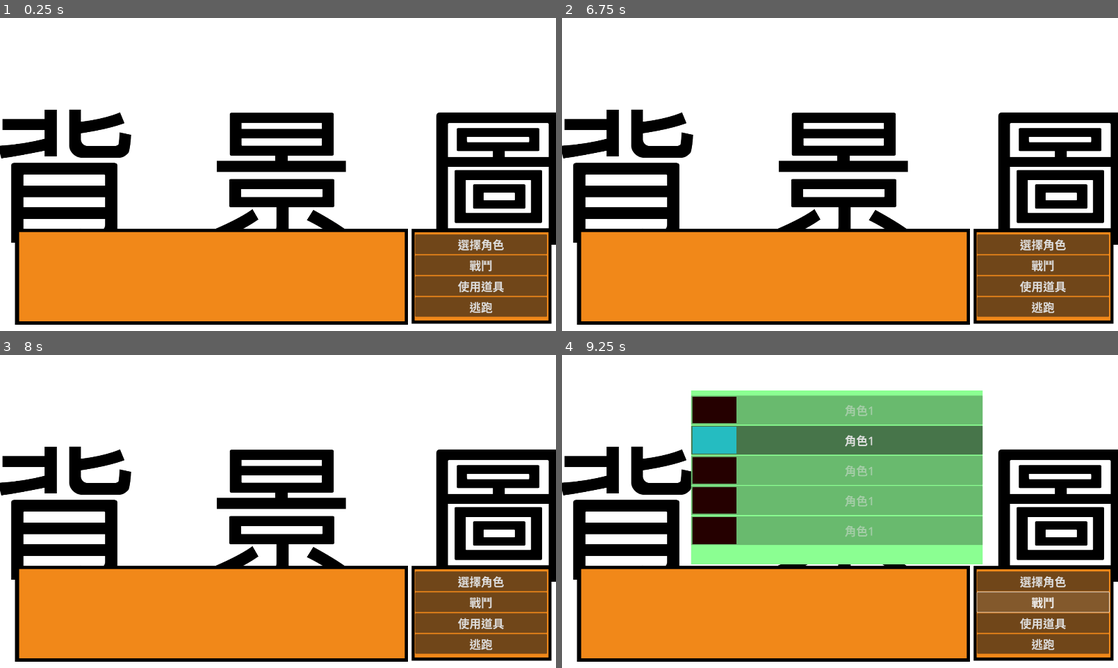
Above: before the commit, frames 1-4 (two rows, left to right).
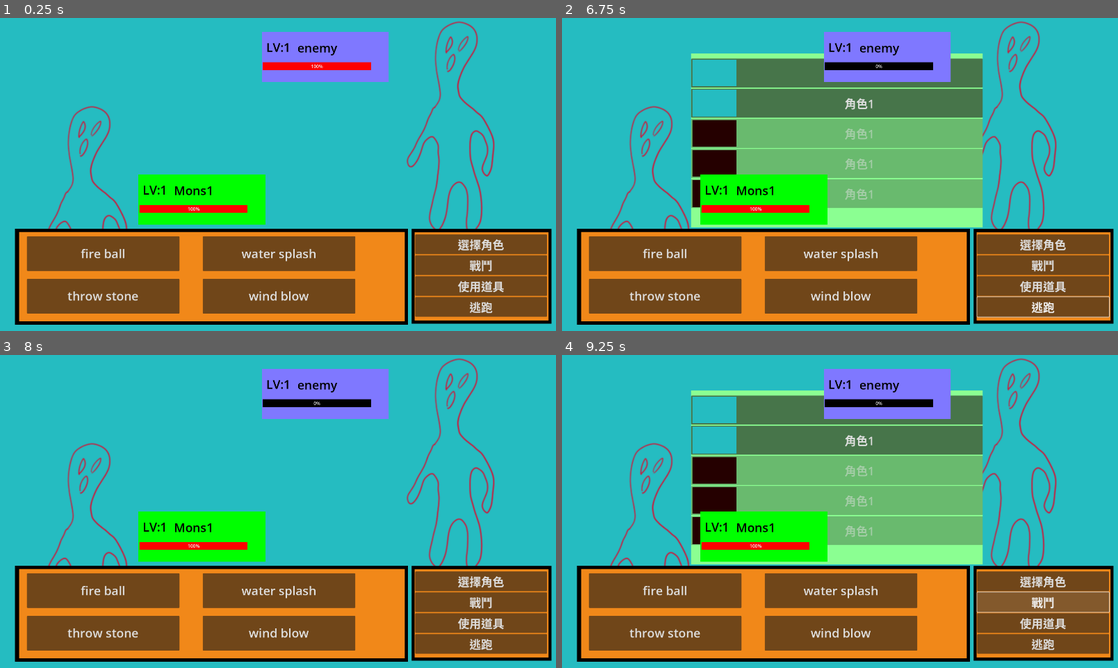
Above: after the commit, the same moments.

Repository: wilsao-cyber/NYCU-RPG
Game: Godot game, scene res://BattleWidgets/battle_scene.tscn
Two runs of this game, one before a commit and one after it. Both use one fixed random seed, a clock stepped at 60 frames per second and the inputs below. The project has no main scene, so this scene is started directly.
Inputs (mouse positions are in pixels of both pictures, inside the frame that each line leads up to):
- Up to frame 1 (0.25 s): no input
- Up to frame 2 (6.75 s): click (667, 252) at 0.5 s, where only the run after the commit has a clickable "fire ball"; click (840, 252) at 1.25 s, where only the run after the commit has a clickable "water splash"; click (667, 296) at 2 s, where only the run after the commit has a clickable "throw stone"; click (840, 296) at 2.75 s, where only the run after the commit has a clickable "wind blow"; click "選擇角色" at 3.5 s; click "戰鬥" at 4.25 s; click "使用道具" at 5 s; click "逃跑" at 5.75 s; click "角色1" at 6.5 s
- Up to frame 3 (8 s): click (272, 439) at 7.25 s, where only the run after the commit has a clickable "角色1"
- Up to frame 4 (9.25 s): click "選擇角色" at 8 s; click "戰鬥" at 8.75 s

The runs differ from the first frame. In frame 1, 83% of the frame differs, in the area x 0-100%, y 0-100%; in frame 2, 83%; in frame 3, 83%; in frame 4, 63%.

Commit message:
lesson2

Diff:
--- /dev/null
+++ b/BattleWidgets/MonStats.gd
@@ -0,0 +1,9 @@
+extends ColorRect
+
+@onready var bar = $ProgressBar
+@onready var Lv = $LVLabel
+@onready var Name =$NameLabel
+
+func _ready():
+	bar.value = 100
+	pass
--- /dev/null
+++ b/BattleWidgets/MonStats.tscn
@@ -0,0 +1,43 @@
+[gd_scene load_steps=4 format=3 uid="uid://pr2kwxyrnwfx"]
+
+[ext_resource type="Script" path="res://BattleWidgets/MonStats.gd" id="1_hbdim"]
+
+[sub_resource type="StyleBoxFlat" id="StyleBoxFlat_j8vrf"]
+bg_color = Color(0, 0, 0, 1)
+
+[sub_resource type="StyleBoxFlat" id="StyleBoxFlat_8qw2t"]
+bg_color = Color(1, 0, 0, 1)
+
+[node name="ColorRect" type="ColorRect"]
+offset_right = 438.0
+offset_bottom = 173.0
+script = ExtResource("1_hbdim")
+
+[node name="ProgressBar" type="ProgressBar" parent="."]
+layout_mode = 0
+offset_left = 4.0
+offset_top = 105.0
+offset_right = 377.0
+offset_bottom = 132.0
+theme_override_styles/background = SubResource("StyleBoxFlat_j8vrf")
+theme_override_styles/fill = SubResource("StyleBoxFlat_8qw2t")
+
+[node name="LVLabel" type="Label" parent="."]
+layout_mode = 0
+offset_left = 15.0
+offset_top = 24.0
+offset_right = 98.0
+offset_bottom = 83.0
+theme_override_colors/font_color = Color(0, 0, 0, 1)
+theme_override_font_sizes/font_size = 42
+text = "LV 0"
+
+[node name="NameLabel" type="Label" parent="."]
+layout_mode = 0
+offset_left = 123.0
+offset_top = 26.0
+offset_right = 367.0
+offset_bottom = 87.0
+theme_override_colors/font_color = Color(0, 0, 0, 1)
+theme_override_font_sizes/font_size = 42
+text = "Name"
--- a/BattleWidgets/battle_scene.gd
+++ b/BattleWidgets/battle_scene.gd
@@ -3,6 +3,8 @@
 @export var CurBattle := BattleLogic
 @export var CurSys := SystemLogic
 @export var CurChara = {}
+@export var CurEnemy = {}
+var curSkills = []
 var party = []
 var partyAlive = []
 @onready var charaButton01 = $CanvasLayer/CharaBox/VBoxContainer/CharaButton1
@@ -10,7 +12,8 @@
 @onready var charaButton03 = $CanvasLayer/CharaBox/VBoxContainer/CharaButton3
 @onready var charaButton04 = $CanvasLayer/CharaBox/VBoxContainer/CharaButton4
 @onready var charaButton05 = $CanvasLayer/CharaBox/VBoxContainer/CharaButton5
-
+@onready var MyStatsBar = $CanvasLayer/ColorRect
+@onready var EnStatsBar = $CanvasLayer/ColorRect2
 
 
 enum BattleLogic{
@@ -26,9 +29,6 @@
 	EndBattle
 }
 
-
-
-
 # Called when the node enters the scene tree for the first time.
 func _ready():
 	party = General.Party
@@ -40,6 +40,11 @@
 	if partyLen<5:
 		for i in range(partyLen-1,5):
 			partyAlive[i].disabled = true
+	CurChara = party[0]
+	CurEnemy = General.Enemy[0]
+	_SetCharaStatus(MyStatsBar,CurChara)
+	_SetCharaStatus(EnStatsBar,CurEnemy)
+	_Skills()
 	pass # Replace with function body.
 
 func _ChooseChara(a):
@@ -50,6 +55,7 @@
 	$CanvasLayer/CharaBox.visible = false
 	if !party[a]["isAlive"]:
 		partyAlive[a-1].disabled = true
+	_Skills()
 	pass
 
 
@@ -82,3 +88,49 @@
 func _on_chara_button_5_pressed():
 	_ChooseChara(5)
 	pass # Replace with function body.
+
+func _SetCharaStatus(chara,Cur):
+	chara.bar.value = float(Cur["currentHP"])/float(Cur["maxHP"])*100
+	chara.Name.text = Cur["Name"]
+	chara.Lv.text = str("LV:"+str(Cur["LV"]))
+	pass
+
+func _Skills():
+	curSkills.clear()
+	curSkills.append(CharasDic.charaSk[CurChara["skills"][0]])
+	curSkills.append(CharasDic.charaSk[CurChara["skills"][1]])
+	curSkills.append(CharasDic.charaSk[CurChara["skills"][2]])
+	curSkills.append(CharasDic.charaSk[CurChara["skills"][3]])
+	$CanvasLayer/SkillButton.text =curSkills[0]["name"]
+	$CanvasLayer/SkillButton2.text =curSkills[1]["name"]
+	$CanvasLayer/SkillButton3.text =curSkills[2]["name"]
+	$CanvasLayer/SkillButton4.text =curSkills[3]["name"]
+	pass
+
+func _phyAtk(id):
+	CurEnemy["currentHP"] = CurEnemy["currentHP"]-curSkills[id]["pow"]
+	if CurEnemy["currentHP"]<1:
+		CurEnemy["currentHP"] = 0
+		CurEnemy["isAlive"] = false
+	_SetCharaStatus(EnStatsBar,CurEnemy)
+	pass
+
+
+func _on_skill_button_pressed():
+	_phyAtk(curSkills[0]["id"])
+	pass # Replace with function body.
+
+
+func _on_skill_button_2_pressed():
+	_phyAtk(curSkills[1]["id"])
+	pass # Replace with function body.
+
+
+func _on_skill_button_3_pressed():
+	_phyAtk(curSkills[2]["id"])
+	pass # Replace with function body.
+
+
+func _on_skill_button_4_pressed():
+	_phyAtk(curSkills[3]["id"])
+	pass # Replace with function body.
--- a/BattleWidgets/battle_scene.tscn
+++ b/BattleWidgets/battle_scene.tscn
@@ -1,9 +1,10 @@
-[gd_scene load_steps=5 format=3 uid="uid://bxlqwxgahwbdk"]
+[gd_scene load_steps=6 format=3 uid="uid://bxlqwxgahwbdk"]
 
 [ext_resource type="Script" path="res://BattleWidgets/battle_scene.gd" id="1_iqali"]
-[ext_resource type="Texture2D" uid="uid://dvln0ioy4448l" path="res://Images/BackGroundPic.png" id="2_gyjl8"]
+[ext_resource type="PackedScene" uid="uid://dbrti5fxpbgmp" path="res://CharaFod/chara_base.tscn" id="3_61d63"]
 [ext_resource type="Texture2D" uid="uid://d2cnr168xk4m2" path="res://Images/rectbox.png" id="3_i72q6"]
 [ext_resource type="Texture2D" uid="uid://bjn8l0o7oclhh" path="res://Images/normal.png" id="4_r0dng"]
+[ext_resource type="PackedScene" uid="uid://pr2kwxyrnwfx" path="res://BattleWidgets/MonStats.tscn" id="5_0jj3y"]
 
 [node name="BattleScene" type="Control"]
 layout_mode = 3
@@ -22,7 +23,15 @@
 anchor_bottom = 1.0
 grow_horizontal = 2
 grow_vertical = 2
-texture = ExtResource("2_gyjl8")
+texture = ExtResource("4_r0dng")
+
+[node name="CharaBase" parent="CanvasLayer" instance=ExtResource("3_61d63")]
+position = Vector2(330, 665)
+scale = Vector2(2, 2)
+
+[node name="CharaBase2" parent="CanvasLayer" instance=ExtResource("3_61d63")]
+position = Vector2(1598, 373)
+scale = Vector2(2, 2)
 
 [node name="NinePatchRect" type="NinePatchRect" parent="CanvasLayer"]
 anchors_preset = 7
@@ -167,9 +176,76 @@
 icon = ExtResource("4_r0dng")
 expand_icon = true
 
+[node name="SkillButton" type="Button" parent="CanvasLayer"]
+anchors_preset = 2
+anchor_top = 1.0
+anchor_bottom = 1.0
+offset_left = 93.0
+offset_top = -327.0
+offset_right = 620.0
+offset_bottom = -207.0
+grow_vertical = 0
+theme_override_font_sizes/font_size = 42
+text = "招式1"
+
+[node name="SkillButton2" type="Button" parent="CanvasLayer"]
+anchors_preset = 2
+anchor_top = 1.0
+anchor_bottom = 1.0
+offset_left = 700.0
+offset_top = -327.0
+offset_right = 1227.0
+offset_bottom = -207.0
+grow_vertical = 0
+theme_override_font_sizes/font_size = 42
+text = "招式2
+"
+
+[node name="SkillButton3" type="Button" parent="CanvasLayer"]
+anchors_preset = 2
+anchor_top = 1.0
+anchor_bottom = 1.0
+offset_left = 93.0
+offset_top = -180.0
+offset_right = 620.0
+offset_bottom = -60.0001
+grow_vertical = 0
+theme_override_font_sizes/font_size = 42
+text = "招式3"
+
+[node name="SkillButton4" type="Button" parent="CanvasLayer"]
+anchors_preset = 2
+anchor_top = 1.0
+anchor_bottom = 1.0
+offset_left = 700.0
+offset_top = -180.0
+offset_right = 1227.0
+offset_bottom = -60.0001
+grow_vertical = 0
+theme_override_font_sizes/font_size = 42
+text = "招式4"
+
+[node name="ColorRect" parent="CanvasLayer" instance=ExtResource("5_0jj3y")]
+offset_left = 478.0
+offset_top = 540.0
+offset_right = 916.0
+offset_bottom = 713.0
+color = Color(0, 1, 0, 1)
+
+[node name="ColorRect2" parent="CanvasLayer" instance=ExtResource("5_0jj3y")]
+offset_left = 904.0
+offset_top = 48.0
+offset_right = 1342.0
+offset_bottom = 221.0
+color = Color(0.498039, 0.470588, 1, 1)
+
 [connection signal="pressed" from="CanvasLayer/VBoxContainer/ChooseButton" to="." method="_on_choose_button_pressed"]
 [connection signal="pressed" from="CanvasLayer/CharaBox/VBoxContainer/CharaButton1" to="." method="_on_chara_button_1_pressed"]
 [connection signal="pressed" from="CanvasLayer/CharaBox/VBoxContainer/CharaButton2" to="." method="_on_chara_button_2_pressed"]
 [connection signal="pressed" from="CanvasLayer/CharaBox/VBoxContainer/CharaButton3" to="." method="_on_chara_button_3_pressed"]
 [connection signal="pressed" from="CanvasLayer/CharaBox/VBoxContainer/CharaButton4" to="." method="_on_chara_button_4_pressed"]
 [connection signal="pressed" from="CanvasLayer/CharaBox/VBoxContainer/CharaButton5" to="." method="_on_chara_button_5_pressed"]
+[connection signal="pressed" from="CanvasLayer/SkillButton" to="." method="_on_skill_button_pressed"]
+[connection signal="pressed" from="CanvasLayer/SkillButton2" to="." method="_on_skill_button_2_pressed"]
+[connection signal="pressed" from="CanvasLayer/SkillButton3" to="." method="_on_skill_button_3_pressed"]
+[connection signal="pressed" from="CanvasLayer/SkillButton4" to="." method="_on_skill_button_4_pressed"]
--- /dev/null
+++ b/GeneralScripts/CharasDic.gd
@@ -0,0 +1,7 @@
+extends Node
+
+var charaSk =[{"id": 0,"name":"fire ball","type": "atk", "Atri": "fire", "pow":50},
+			{"id": 1,"name":"water splash","type": "atk", "Atri": "water", "pow":30},
+			{"id": 2,"name":"throw stone","type": "atk", "Atri": "earth", "pow":60},
+			{"id": 3,"name":"wind blow","type": "atk", "Atri": "air", "pow":40}
+			]
--- a/GeneralScripts/General.gd
+++ b/GeneralScripts/General.gd
@@ -2,14 +2,17 @@
 
 var AliveCount = 0
 var Party = []
-var Chara = {"ID":0, "Name":"Mons1", "LV" : 1, "currentXP": 0, "speed": 0, "skills":[],"isAlive":false}
+var Chara = {"ID":0, "Name":"Mons1", "LV" : 1, "currentXP": 0,"currentHP":100, "maxHP": 100, "speed": 0, "skills":[0,1,2,3],"isAlive":true}
+var Enemy = []
+var EnChara = {"ID":1, "Name":"enemy", "LV" : 1, "currentXP": 0,"currentHP":100, "maxHP": 100, "speed": 0, "skills":[0,1,2,3],"isAlive":true}
 # Called when the node enters the scene tree for the first time.
 func _ready():
 	Party.append(Chara)
-	Chara = {"ID":0, "Name":"Mons2", "LV" : 1, "currentXP": 0, "speed": 0, "skills":[],"isAlive":true}
+	Chara = {"ID":0, "Name":"Mons2", "LV" : 1, "currentXP": 0,"currentHP":100, "maxHP": 100, "speed": 0, "skills":[0,1,2,3],"isAlive":true}
 	Party.append(Chara)
-	Chara = {"ID":0, "Name":"Mons3", "LV" : 1, "currentXP": 0, "speed": 0, "skills":[],"isAlive":true}
+	Chara = {"ID":0, "Name":"Mons3", "LV" : 1, "currentXP": 0,"currentHP":100, "maxHP": 100, "speed": 0, "skills":[0,1,2,3],"isAlive":true}
 	Party.append(Chara)
+	Enemy.append(EnChara)
 	for i in Party:
 		if i["isAlive"]:
 			AliveCount+=1
--- a/project.godot
+++ b/project.godot
@@ -17,6 +17,7 @@
 [autoload]
 
 General="*res://GeneralScripts/General.gd"
+CharasDic="*res://GeneralScripts/CharasDic.gd"
 
 [display]
 
